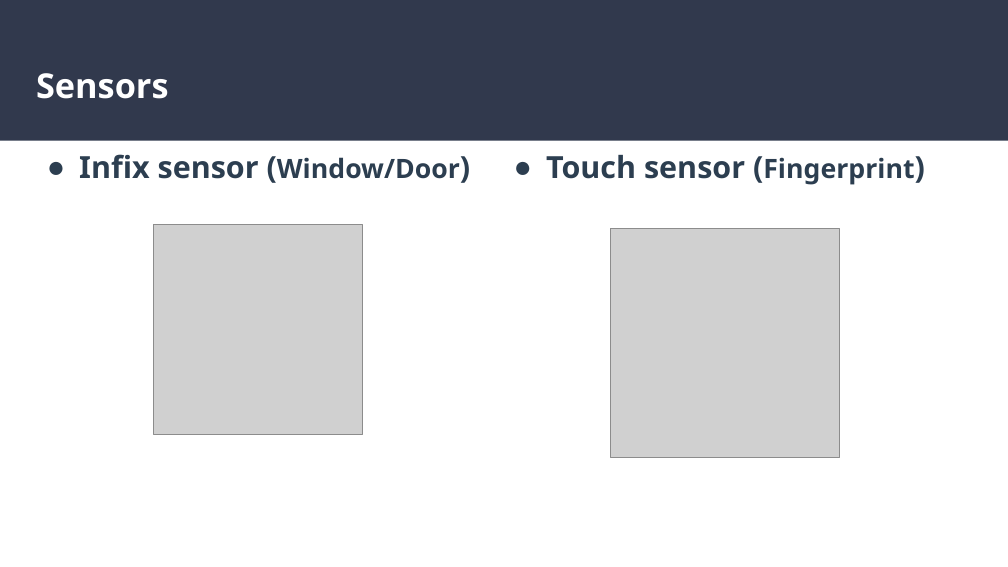
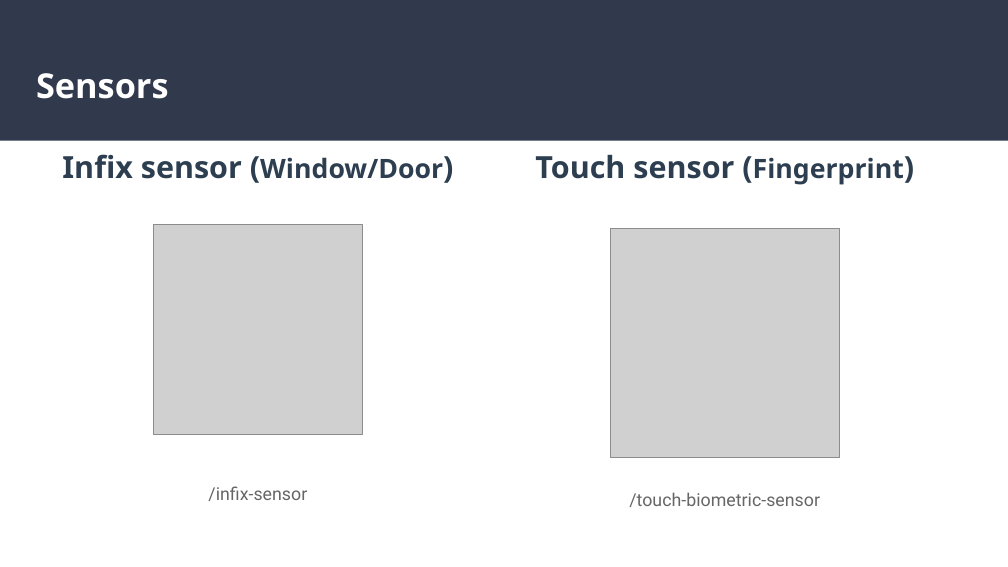
Before and after one commit to Mattia-Sacchi/AlarmSystem-CoAP, a slide deck: slide 3 of Docs/IIoT Impress.odp (slide 2 before the commit). Drawn at 1008x567 pixels with LibreOffice and Linux fonts; fonts in the diff are those of the drawing; grey boxes stand for pictures. Boxes give left, top, right and bottom in pixels: in the first picture for what was removed or moved away, otherwise in the second. Text is boxed around its words. In the diff, an @@ line names an element or a change of style, - is before the commit and + after.

```diff
--- a/Docs/IIoT Impress.odp
+++ b/Docs/IIoT Impress.odp
@@ text "Infix sensor (Window/Door)" at (62,154,443,179): alignment left to centre; bullet ● to none @@
@@ text "Touch sensor (Fingerprint)" at (535,155,904,185): alignment left to centre; bullet ● to none @@
@@ text added at (208,486,307,501), 14 pt, text #666666 @@
+/infix-sensor
@@ text added at (629,492,820,507), 14 pt, text #666666 @@
+/touch-biometric-sensor
```
Also in this commit, not shown: 4 other slides changed, 1 slide added, 13 other files.
